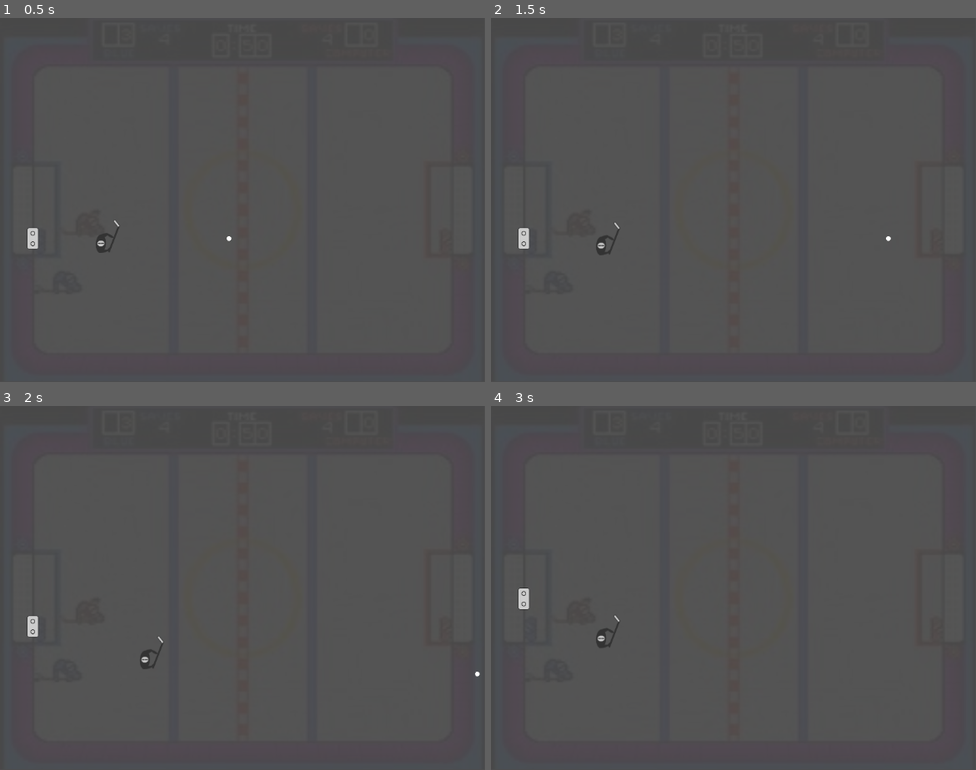
Above: before the commit, frames 1-4 (two rows, left to right).
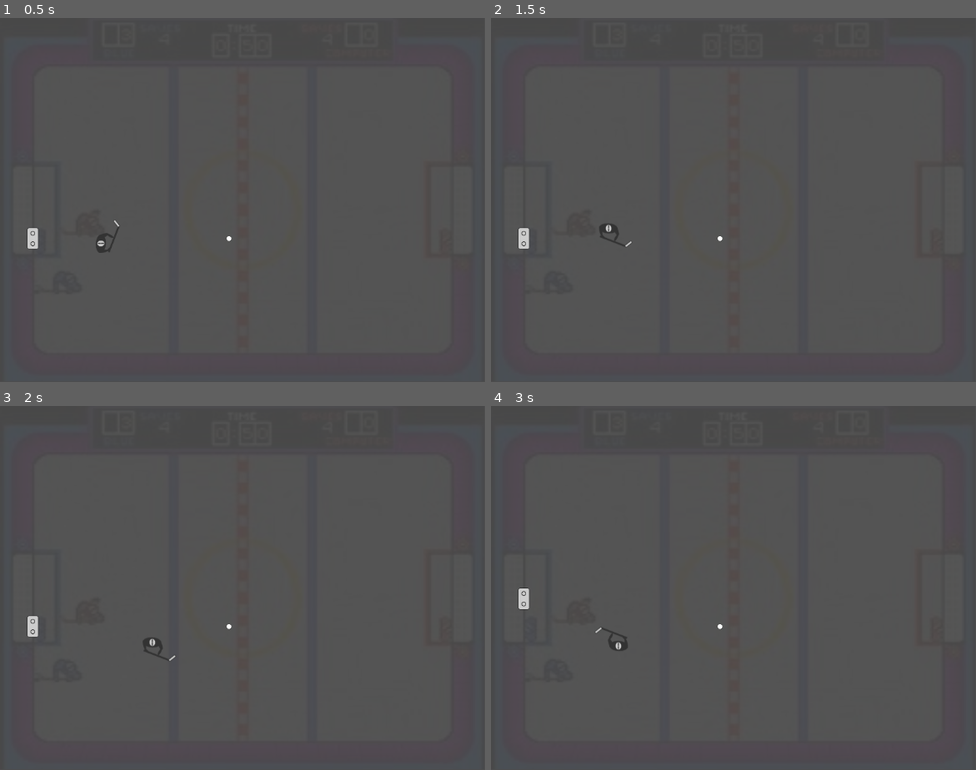
Above: after the commit, the same moments.

Repository: pliesveld/trickshot
Game: Godot game, scene res://game.tscn
Two runs of this game, one before a commit and one after it. Both use one fixed random seed, a clock stepped at 60 frames per second and the inputs below.
Inputs:
- Up to frame 1 (0.5 s): no input
- Up to frame 2 (1.5 s): tap Enter at 0.5 s; hold D (player1_right) 0.53-1.28 s; hold Space (player1_shoot) 0.53-1.28 s; tap Q at 0.8, 1.35 s; hold S (player1_down) from 1.28 s (still down)
- Up to frame 3 (2 s): keep holding S (player1_down); tap Space (player1_shoot) at 1.55 s
- Up to frame 4 (3 s): release S (player1_down) at 2.03 s; hold D (player1_right) 2.03-2.78 s; hold Space (player1_shoot) 2.03-2.78 s; tap Q at 2.3, 2.85 s; hold W (player1_up) from 2.78 s (still down)

Frame 1 is identical in both runs. In frame 2, 0.2% of the frame differs, in the area x 21-83%, y 56-66%; in frame 3, 0.2%, in the area x 28-99%, y 59-75%; in frame 4, 0.2%.

Commit message:
initial commit

Diff:
--- a/game.gd
+++ b/game.gd
@@ -1,19 +1,16 @@
 extends Node2D
 
-
-# Called when the node enters the scene tree for the first time.
 func _ready():
 	reset()
 
 func reset():
+	$puck.linear_velocity = Vector2.ZERO
 	$puck.global_transform.origin = Vector2(400, 400)
 	#$puck.transform.origin = Vector2.ZERO
 	$player.global_transform.origin = Vector2(200, 400)
 	$golie.global_transform.origin = Vector2(70, 400)
 
 
-
-# Called every frame. 'delta' is the elapsed time since the previous frame.
 func _unhandled_input(event):
 	if event is InputEventKey and event.pressed == true:
 		if event.keycode == KEY_Q:
--- a/game.tscn
+++ b/game.tscn
@@ -14,6 +14,9 @@
 [sub_resource type="SphereMesh" id="SphereMesh_vmp14"]
 
 [sub_resource type="CircleShape2D" id="CircleShape2D_2jtym"]
+radius = 4.0
+
+[sub_resource type="CircleShape2D" id="CircleShape2D_6jajp"]
 radius = 4.0
 
 [sub_resource type="CircleShape2D" id="CircleShape2D_glnnq"]
@@ -33,6 +36,9 @@
 
 [node name="wall_top" type="StaticBody2D" parent="border"]
 rotation = 3.14159
+collision_layer = 3
+collision_mask = 3
+constant_linear_velocity = Vector2(0, 180)
 
 [node name="CollisionPolygon2D" type="CollisionPolygon2D" parent="border/wall_top"]
 position = Vector2(0.0185852, -20.797)
@@ -40,6 +46,9 @@
 polygon = PackedVector2Array(-128.895, 36.8708, -109.394, 36.8708, -109.394, 84.102, 108.156, 84.1783, 108.784, 36.5661, 128.286, 36.5661, 127.658, 98.8047, -128.895, 98.7284)
 
 [node name="wall_bottom" type="StaticBody2D" parent="border"]
+collision_layer = 3
+collision_mask = 3
+constant_linear_velocity = Vector2(0, -180)
 
 [node name="CollisionPolygon2D" type="CollisionPolygon2D" parent="border/wall_bottom"]
 build_mode = 1
@@ -48,6 +57,8 @@
 [node name="boundary" type="StaticBody2D" parent="border"]
 position = Vector2(95.9674, -16.0738)
 scale = Vector2(0.304717, 0.304717)
+collision_layer = 3
+collision_mask = 3
 
 [node name="left" type="CollisionShape2D" parent="border/boundary"]
 position = Vector2(-736, 77)
@@ -61,6 +72,7 @@
 
 [node name="puck" type="RigidBody2D" parent="."]
 position = Vector2(100, 0)
+mass = 0.17
 linear_damp = 1.2
 
 [node name="MeshInstance2D" type="MeshInstance2D" parent="puck"]
@@ -69,6 +81,14 @@
 
 [node name="CollisionShape2D" type="CollisionShape2D" parent="puck"]
 shape = SubResource("CircleShape2D_2jtym")
+
+[node name="Area2D" type="Area2D" parent="puck"]
+collision_layer = 3
+collision_mask = 3
+monitoring = false
+
+[node name="CollisionShape2D" type="CollisionShape2D" parent="puck/Area2D"]
+shape = SubResource("CircleShape2D_6jajp")
 
 [node name="player" type="CharacterBody2D" parent="."]
 collision_layer = 2
@@ -84,23 +104,21 @@
 shape = SubResource("CircleShape2D_glnnq")
 
 [node name="RemoteTransform2D" type="RemoteTransform2D" parent="player"]
-position = Vector2(100, 0)
+position = Vector2(10, -30)
 update_scale = false
 
 [node name="Area2D" type="Area2D" parent="player"]
-collision_layer = 2
-collision_mask = 2
-monitoring = false
 monitorable = false
 
 [node name="CollisionPolygon2D" type="CollisionPolygon2D" parent="player/Area2D"]
-position = Vector2(6, -26)
-polygon = PackedVector2Array(6, -4, 6, 7, -3.4, 7, -6, 3.4, -6, -7, 2, -7)
+position = Vector2(-24, 12)
+polygon = PackedVector2Array(36, -36, 20, 8, 4, 12, -4, 8, -8, -8, -4, -16, 24, -48)
 
 [node name="golie" type="CharacterBody2D" parent="."]
-collision_layer = 2
-collision_mask = 2
+collision_layer = 3
+collision_mask = 3
 motion_mode = 1
+platform_on_leave = 2
 script = ExtResource("5_00bjy")
 
 [node name="CollisionPolygon2D" type="CollisionPolygon2D" parent="golie"]
@@ -114,6 +132,8 @@
 script = ExtResource("7_tkl7a")
 
 [node name="net" type="Area2D" parent="goal"]
+collision_layer = 2
+collision_mask = 2
 monitorable = false
 
 [node name="CollisionShape2D" type="CollisionShape2D" parent="goal/net"]
@@ -127,3 +147,5 @@
 [node name="CollisionShape2D2" type="CollisionShape2D" parent="goal/box"]
 position = Vector2(32, 81)
 shape = SubResource("RectangleShape2D_ngn2a")
+
+[connection signal="area_entered" from="player/Area2D" to="player" method="_on_area_2d_area_entered"]
--- a/goal.gd
+++ b/goal.gd
@@ -2,8 +2,11 @@
 
 
 func _ready():
-	var callback = func():
-		print("Callback called!")
+	var callback = func(area):
+		print("Callback called!", area)
 
 	$net.body_entered.connect(callback)
 	$net.area_entered.connect(callback)
+
+func _on_net_area_entered(area):
+	printt("Goal!", area)
--- a/golie.gd
+++ b/golie.gd
@@ -12,6 +12,9 @@
 const speed = 300
 const MAX_SPEED = 1
 
+func _ready():
+	pass
+
 func _physics_process(delta):
 		var input_y = Input.get_action_strength("player1_down") - Input.get_action_strength("player1_up")
 		velocity.y += input_y * speed * delta
--- a/player.gd
+++ b/player.gd
@@ -3,10 +3,6 @@
 var motion:Vector2
 
 func _ready():
-#	var tween:Tween = self.create_tween()
-#	tween.tween_property(self, "position:x", 210, 1.0).from_current()
-
-	var collisionShape2D:CollisionShape2D = $CharacterBody2D/CollisionShape2D
 	set_physics_process(true)
 
 const speed = 200
@@ -16,6 +12,18 @@
 		var input_y = Input.get_action_strength("player1_down") - Input.get_action_strength("player1_up")
 		var input_x = Input.get_action_strength("player1_right") - Input.get_action_strength("player1_left")
 
+		if abs(input_y) > abs(input_x):
+			if input_y > 0.0:
+				rotation_degrees = 90
+			else:
+				rotation_degrees = 270
+			pass
+		elif abs(input_x) > abs(input_y):
+			if input_x > 0.0:
+				rotation_degrees = 0
+			else:
+				rotation_degrees = 180
+
 		velocity.y += input_y * speed * delta
 		velocity.x += input_x * speed * delta
 
@@ -24,6 +32,14 @@
 		velocity.y = clamp(velocity.y, -MAX_SPEED, MAX_SPEED)
 		velocity.x = clamp(velocity.x, -MAX_SPEED, MAX_SPEED)
 
-		if Input.get_action_strength("player1_shoot", true):
+		if Input.get_action_strength("player1_shoot", true) and $RemoteTransform2D.remote_path != NodePath(""):
 			$"../puck".linear_velocity = self.velocity * 4.0
 			$RemoteTransform2D.remote_path = NodePath("")
+
+
+func _on_puck_body_entered(body):
+	printt("Pick-up puck:", body)
+
+func _on_area_2d_area_entered(area):
+	$RemoteTransform2D.remote_path = ^"../../puck"
+	printt("Pick-up puck:", area)
Not shown: 1 places in game.tscn that only renumber resources
